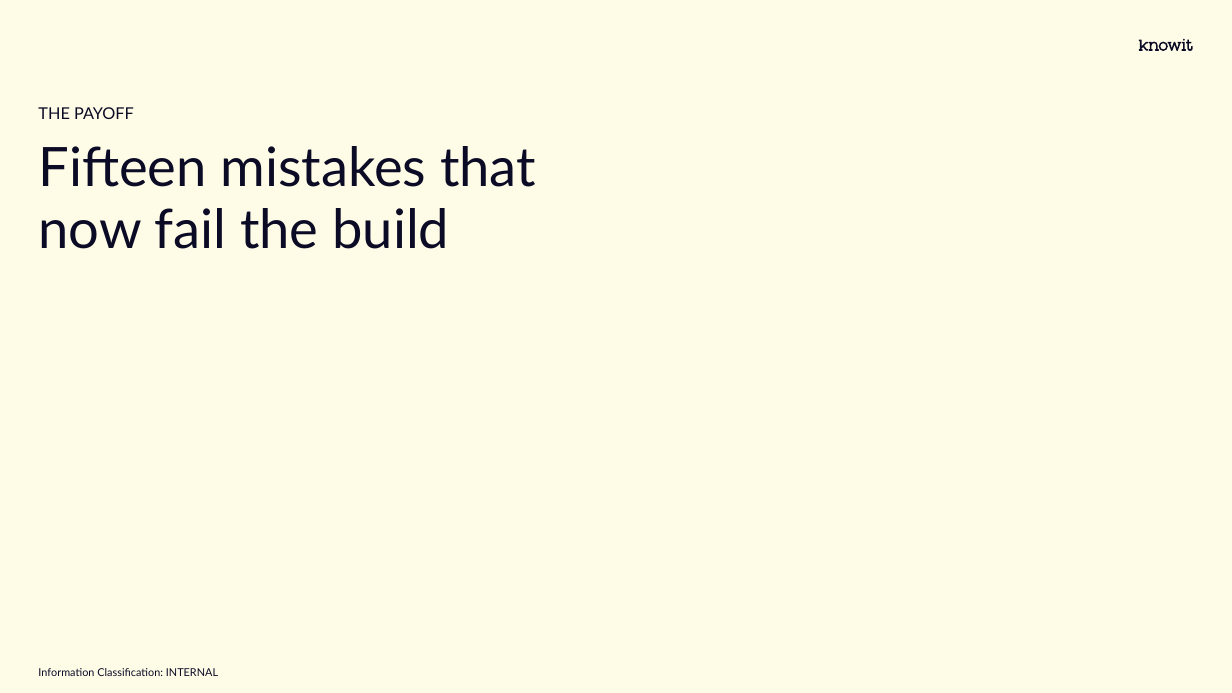
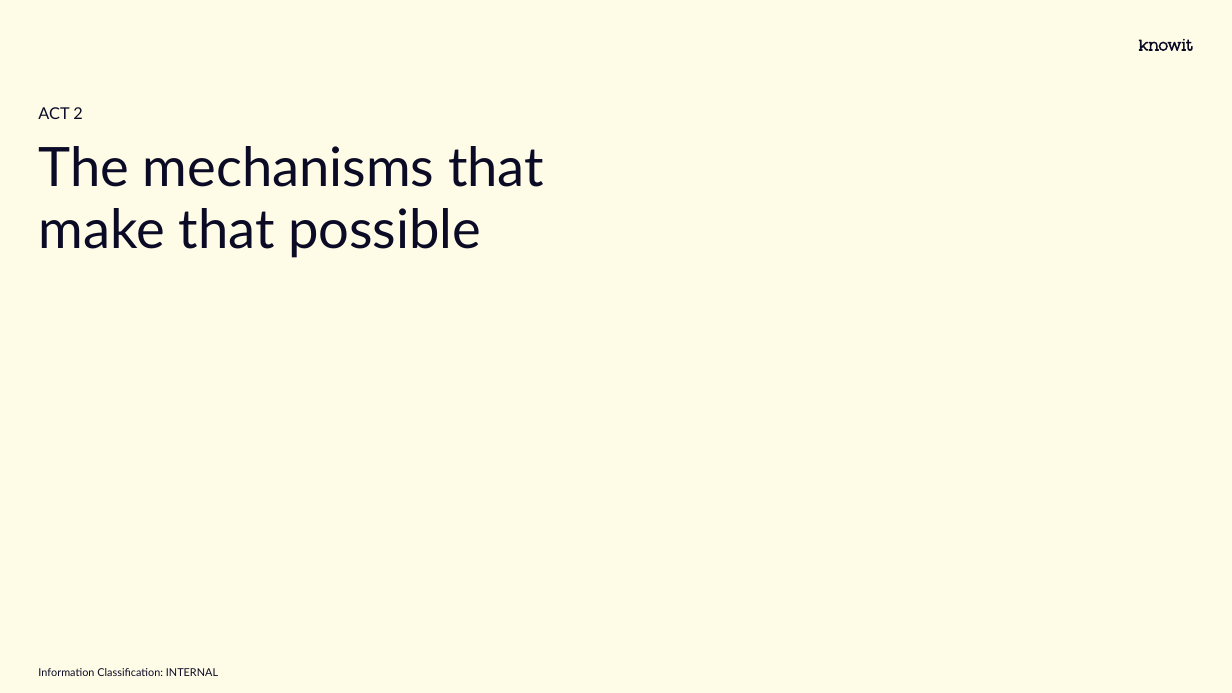
Before and after one commit to Rambrant/thorium, a slide deck: slide 15 of docs/Thorium.pptx (slide 8 before the commit). Drawn at 1232x693 pixels with LibreOffice and Linux fonts; fonts in the diff are those of the drawing; background and template pictures are left out. Boxes give left, top, right and bottom in pixels: in the first picture for what was removed or moved away, otherwise in the second. Text is boxed around its words. In the diff, an @@ line names an element or a change of style, - is before the commit and + after.

```diff
--- a/docs/Thorium.pptx
+++ b/docs/Thorium.pptx
@@ text at <box>38,107,82,119</box>: text changed @@
-THE PAYOFF
+ACT 2
@@ title at <box>38,146,544,258</box>: text changed @@
-Fifteen mistakes that now fail the build
+The mechanisms that make that possible
```
Also in this commit, not shown: 13 other slides changed, 9 slides added, 2 slides removed, 5 other files.
